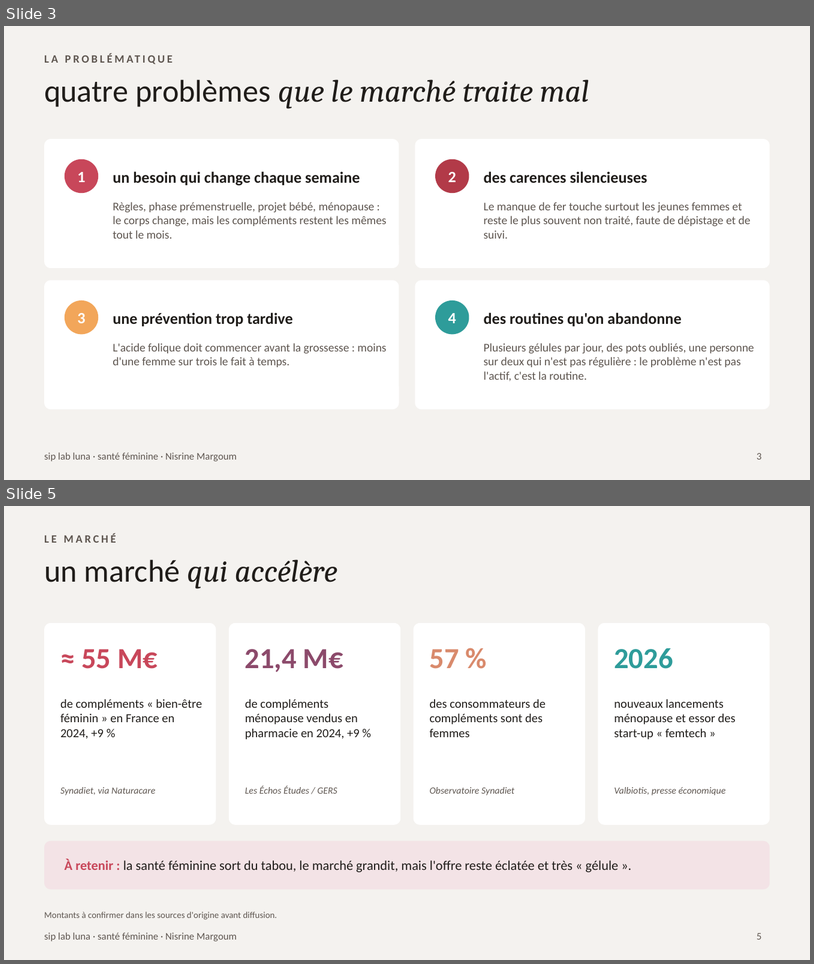
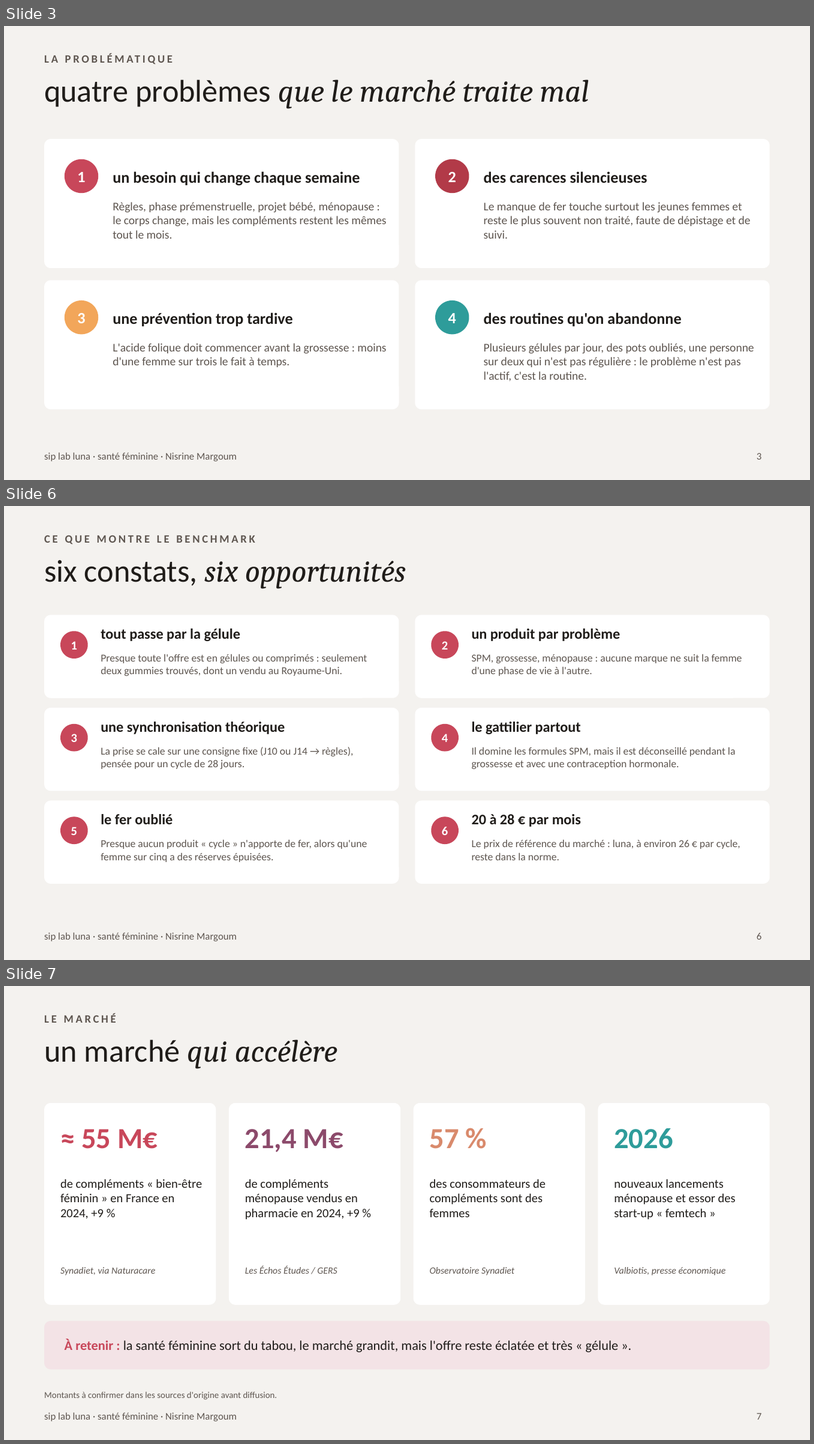
Before and after one commit to nisrine-max/mon-sitee, a slide deck: pitch/siplab-luna-problematique.pptx. Shown one above the other, each under a label of ours: slides 3 and 5 before the commit, slides 3, 6 and 7 after it; the slides between them are not shown. The pictures are 814x964 and 814x1444 pixels, drawn with LibreOffice and Linux fonts; fonts in the diff are those of the drawing. Boxes give left, top, right and bottom in pixels: in the first picture for what was removed or moved away, otherwise in the second. Text is boxed around its words. In the diff, an @@ line names an element or a change of style, - is before the commit and + after.

```diff
--- a/pitch/siplab-luna-problematique.pptx
+++ b/pitch/siplab-luna-problematique.pptx
@@ slide 6 added at (4, 506, 810, 960), background #F4F2EF; not listed: 1 template element that a slide beside it also shows @@
@@ text added at (44, 535, 255, 544), 10 pt, text #5E5650, bold @@
+CE QUE MONTRE LE BENCHMARK
@@ title added at (44, 560, 406, 588), 28 pt, text #1F1C19, italic @@
+six constats, six opportunités
@@ rounded rectangle added at (44, 615, 399, 698), fill #FFFFFF @@
@@ ellipse added at (60, 631, 88, 658), fill #C8475A @@
@@ text added at (101, 628, 240, 641), 13 pt, text #1F1C19, bold @@
+tout passe par la gélule
@@ rounded rectangle added at (415, 615, 770, 698), fill #FFFFFF @@
@@ ellipse added at (431, 631, 459, 658), fill #C8475A @@
@@ text added at (472, 628, 620, 641), 13 pt, text #1F1C19, bold @@
+un produit par problème
@@ text added at (71, 641, 77, 649), 11 pt, text #FFFFFF, bold @@
+1
@@ text added at (442, 641, 448, 649), 11 pt, text #FFFFFF, bold @@
+2
@@ text added at (101, 654, 368, 676), 9.5 pt, text #5E5650 @@
+Presque toute l'offre est en gélules ou comprimés : seulement deux gummies trouvés, dont un vendu au Royaume-Uni.
@@ text added at (472, 654, 743, 676), 9.5 pt, text #5E5650 @@
+SPM, grossesse, ménopause : aucune marque ne suit la femme d'une phase de vie à l'autre.
@@ rounded rectangle added at (44, 708, 399, 790), fill #FFFFFF @@
@@ text added at (101, 721, 285, 734), 13 pt, text #1F1C19, bold @@
+une synchronisation théorique
@@ rounded rectangle added at (415, 708, 770, 790), fill #FFFFFF @@
@@ text added at (472, 721, 581, 734), 13 pt, text #1F1C19, bold @@
+le gattilier partout
@@ ellipse added at (60, 724, 88, 751), fill #C8475A @@
@@ text added at (71, 733, 77, 742), 11 pt, text #FFFFFF, bold @@
+3
@@ ellipse added at (431, 724, 459, 751), fill #C8475A @@
@@ text added at (442, 733, 448, 742), 11 pt, text #FFFFFF, bold @@
+4
@@ text added at (101, 747, 354, 769), 9.5 pt, text #5E5650 @@
+La prise se cale sur une consigne fixe (J10 ou J14 → règles), pensée pour un cycle de 28 jours.
@@ text added at (472, 747, 736, 769), 9.5 pt, text #5E5650 @@
+Il domine les formules SPM, mais il est déconseillé pendant la grossesse et avec une contraception hormonale.
@@ rounded rectangle added at (44, 801, 399, 883), fill #FFFFFF @@
@@ rounded rectangle added at (415, 801, 770, 883), fill #FFFFFF @@
@@ ellipse added at (60, 816, 88, 844), fill #C8475A @@
@@ text added at (71, 826, 77, 835), 11 pt, text #FFFFFF, bold @@
+5
@@ text added at (101, 814, 173, 824), 13 pt, text #1F1C19, bold @@
+le fer oublié
@@ ellipse added at (431, 816, 459, 844), fill #C8475A @@
@@ text added at (442, 826, 448, 835), 11 pt, text #FFFFFF, bold @@
+6
@@ text added at (472, 814, 581, 826), 13 pt, text #1F1C19, bold @@
+20 à 28 € par mois
@@ text added at (101, 839, 368, 862), 9.5 pt, text #5E5650 @@
+Presque aucun produit « cycle » n'apporte de fer, alors qu'une femme sur cinq a des réserves épuisées.
@@ text added at (472, 839, 741, 860), 9.5 pt, text #5E5650 @@
+Le prix de référence du marché : luna, à environ 26 € par cycle, reste dans la norme.
@@ page number added at (757, 932, 762, 939), 9 pt, text #5E5650 @@
+6
@@ what was slide 5 is now slide 7 @@
@@ page number at (757, 1413, 762, 1419): text changed @@
-5
+7
```
Also in this commit, not shown: 1 slide changed, 2 other slides added, 1 slide removed.
